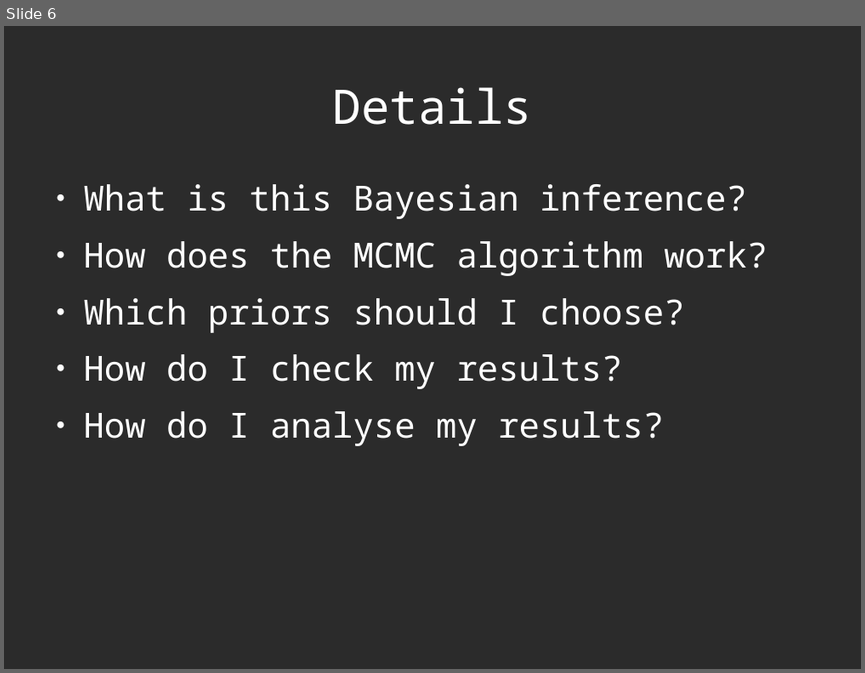
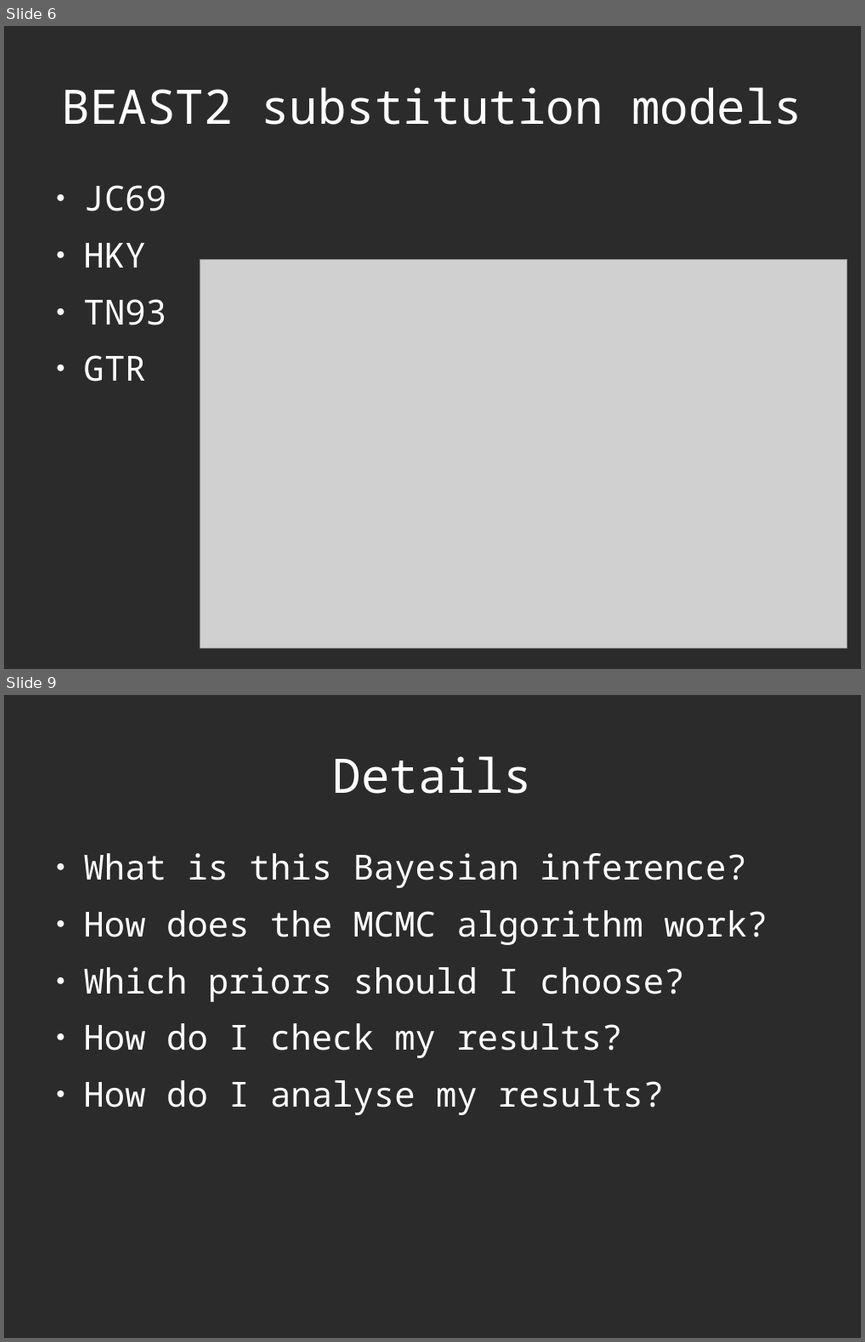
Before and after one commit to richelbilderbeek/Science, a slide deck: Bilderbeek2016Beast/Beast2.odp. Shown one above the other, each under a label of ours: slide 6 before the commit, slides 6 and 9 after it; the slides between them are not shown. The pictures are 865x673 and 865x1342 pixels, drawn with LibreOffice and Linux fonts; fonts in the diff are those of the drawing; grey boxes stand for pictures; background and template pictures are left out; a plain dark background stands for a picture behind light text. Boxes give left, top, right and bottom in pixels: in the first picture for what was removed or moved away, otherwise in the second. Text is boxed around its words. In the diff, an @@ line names an element or a change of style, - is before the commit and + after.

```diff
--- a/Bilderbeek2016Beast/Beast2.odp
+++ b/Bilderbeek2016Beast/Beast2.odp
@@ slide 6 added at (x1=4, y1=26, x2=861, y2=669), background picture (left out) @@
@@ title added at (x1=62, y1=87, x2=802, y2=125), 44 pt, text #FFFFFF @@
+BEAST2 substitution models
@@ text added at (x1=84, y1=185, x2=167, y2=381), 32 pt, text #FFFFFF @@
+● JC69
+● HKY
+● TN93
+● GTR
@@ picture added at (x1=200, y1=259, x2=847, y2=648) @@
@@ what was slide 6 is now slide 9 @@
```
Also in this commit, not shown: 1 slide changed, 5 other slides added, 3 slides removed, 3 other files.
